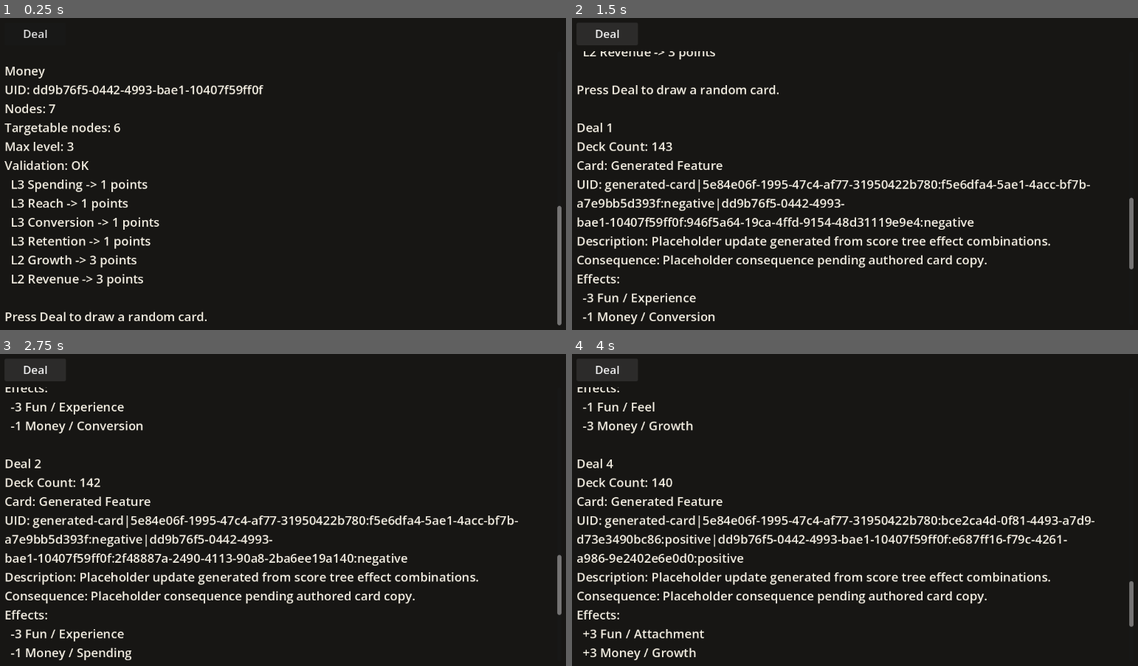
Above: before the commit, frames 1-4 (two rows, left to right).
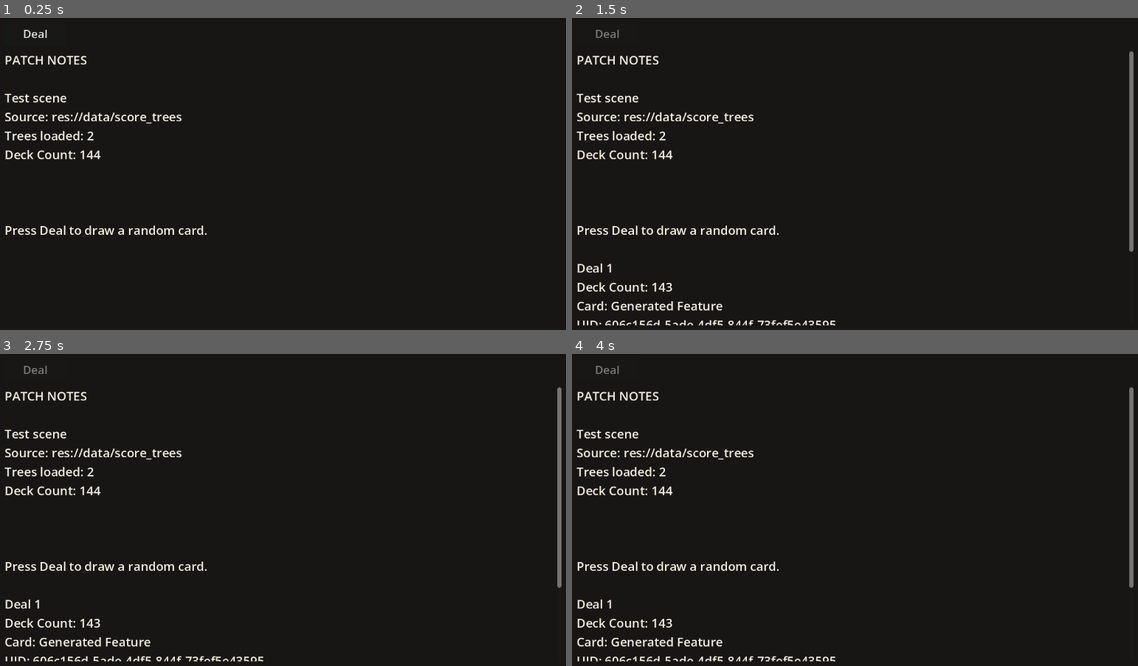
Above: after the commit, the same moments.

Repository: Josephblt/patch-notes
Game: Godot game, scene res://scenes/test_scene.tscn
Two runs of this game, one before a commit and one after it. Both use one fixed random seed, a clock stepped at 60 frames per second and the inputs below.
Inputs (mouse positions are in pixels of both pictures, inside the frame that each line leads up to):
- Up to frame 1 (0.25 s): no input
- Up to frame 2 (1.5 s): click "Deal" at 0.5 s; click (605, 33) at 1.25 s, where only the run before the commit has a clickable "Deal"
- Up to frame 3 (2.75 s): click (33, 369) at 2 s, where only the run before the commit has a clickable "Deal"
- Up to frame 4 (4 s): tap Enter at 2.75 s; tap Space at 3.5 s

The runs differ from the first frame. In frame 1, 5.7% of the frame differs, in the area x 0-100%, y 12-99%; in frame 2, 10%; in frame 3, 10%, in the area x 0-100%, y 3-99%; in frame 4, 10%.
Error after the commit: Invalid access to property or key 'level' on a base object of type 'RefCounted (ScoreTreeNode)'. (res://scripts/models/trees/score_tree.gd:255)

Commit message:
Cards cleanup/refactoring.

Diff:
--- /dev/null
+++ b/src/scripts/models/cards/feature_card.gd
@@ -0,0 +1,43 @@
+class_name FeatureCard
+extends RefCounted
+
+
+var _uid: String
+var _title: String
+var _description: String
+var _consequence: String
+var _effects: Array[FeatureEffect]
+
+
+func _init(
+	card_uid: String,
+	card_title: String,
+	card_description: String,
+	card_consequence: String,
+	card_effects: Array[FeatureEffect] = []
+) -> void:
+	_uid = card_uid
+	_title = card_title
+	_description = card_description
+	_consequence = card_consequence
+	_effects = card_effects.duplicate()
+
+
+func get_uid() -> String:
+	return _uid
+
+
+func get_title() -> String:
+	return _title
+
+
+func get_description() -> String:
+	return _description
+
+
+func get_consequence() -> String:
+	return _consequence
+
+
+func get_effects() -> Array[FeatureEffect]:
+	return _effects.duplicate()
--- /dev/null
+++ b/src/scripts/models/cards/feature_deck.gd
@@ -0,0 +1,21 @@
+class_name FeatureDeck
+extends RefCounted
+
+
+var _available_cards: Array[FeatureCard]
+
+
+func _init(cards: Array[FeatureCard] = []) -> void:
+	_available_cards = cards.duplicate()
+
+
+func shuffle() -> void:
+	_available_cards.shuffle()
+
+
+func has_cards() -> bool:
+	return not _available_cards.is_empty()
+
+
+func draw() -> FeatureCard:
+	return _available_cards.pop_front()
--- /dev/null
+++ b/src/scripts/models/cards/feature_deck_builder.gd
@@ -0,0 +1,72 @@
+class_name FeatureDeckBuilder
+extends RefCounted
+
+const POSITIVE_LABEL: String = "positive"
+const NEGATIVE_LABEL: String = "negative"
+
+
+static func build(score_trees: Array[ScoreTree]) -> FeatureDeck:
+	var feature_effect_groups: Array = []
+
+	for score_tree: ScoreTree in score_trees:
+		var target_effects: Array[FeatureEffect] = _build_feature_effects(score_tree)
+		feature_effect_groups.append(target_effects)
+
+	var feature_effect_combinations: Array = _build_feature_effect_combinations(feature_effect_groups)
+	var cards: Array[FeatureCard] = []
+
+	for raw_effect_combination: Array in feature_effect_combinations:
+		var effect_combination: Array[FeatureEffect] = []
+
+		for effect: FeatureEffect in raw_effect_combination:
+			effect_combination.append(effect)
+
+		cards.append(_build_card(effect_combination))
+
+	return FeatureDeck.new(cards)
+
+
+static func _build_feature_effects(score_tree: ScoreTree) -> Array[FeatureEffect]:
+	var feature_effects: Array[FeatureEffect] = []
+
+	for node: ScoreTreeNode in score_tree.get_targetable_nodes():
+		feature_effects.append(FeatureEffect.new(
+			score_tree.uid,
+			node._uid,
+			FeatureEffect.Impact.POSITIVE
+		))
+		feature_effects.append(FeatureEffect.new(
+			score_tree.uid,
+			node._uid,
+			FeatureEffect.Impact.NEGATIVE
+		))
+
+	return feature_effects
+
+
+static func _build_feature_effect_combinations(effect_groups: Array) -> Array:
+	var combinations: Array = [[]]
+
+	for effect_group: Array in effect_groups:
+		var next_combinations: Array = []
+
+		for combination: Array in combinations:
+			for effect: FeatureEffect in effect_group:
+				var next_combination: Array = combination.duplicate()
+				next_combination.append(effect)
+				next_combinations.append(next_combination)
+
+		combinations = next_combinations
+
+	return combinations
+
+
+static func _build_card(effects: Array[FeatureEffect]) -> FeatureCard:
+
+	return FeatureCard.new(
+		UUID.generate_v4(),
+		"Generated Feature",
+		"Placeholder update generated from score tree effect combinations.",
+		"Placeholder consequence pending authored card copy.",
+		effects
+	)
--- /dev/null
+++ b/src/scripts/models/cards/feature_effect.gd
@@ -0,0 +1,35 @@
+class_name FeatureEffect
+extends RefCounted
+
+
+enum Impact {
+	POSITIVE,
+	NEGATIVE,
+}
+
+
+var _tree_uid: String
+var _node_uid: String
+var _impact: Impact
+
+
+func _init(
+	effect_tree_uid: String,
+	effect_node_uid: String,
+	effect_impact: Impact
+) -> void:
+	_tree_uid = effect_tree_uid
+	_node_uid = effect_node_uid
+	_impact = effect_impact
+
+
+func get_tree_uid() -> String:
+	return _tree_uid
+
+
+func get_node_uid() -> String:
+	return _node_uid
+
+
+func get_impact() -> Impact:
+	return _impact
--- a/src/scripts/models/feature_card.gd
+++ /dev/null
@@ -1,57 +0,0 @@
-class_name FeatureCard
-extends RefCounted
-
-var uid: String
-var title: String
-var description: String
-var consequence: String
-var effects: Array[FeatureEffect]
-
-
-func _init(
-	card_uid: String,
-	card_title: String,
-	card_description: String,
-	card_consequence: String,
-	card_effects: Array[FeatureEffect] = []
-) -> void:
-	uid = card_uid
-	title = card_title
-	description = card_description
-	consequence = card_consequence
-	effects = card_effects.duplicate()
-
-
-func has_effects() -> bool:
-	return not effects.is_empty()
-
-
-func get_effects_for_tree(tree_uid: String) -> Array[FeatureEffect]:
-	var matching_effects: Array[FeatureEffect] = []
-
-	for effect: FeatureEffect in effects:
-		if effect.tree_uid == tree_uid:
-			matching_effects.append(effect)
-
-	return matching_effects
-
-
-func validate() -> Array[String]:
-	var errors: Array[String] = []
-
-	if uid.is_empty():
-		errors.append("Feature card uid is required.")
-
-	if title.is_empty():
-		errors.append("Feature card title is required: %s" % uid)
-
-	if description.is_empty():
-		errors.append("Feature card description is required: %s" % uid)
-
-	if consequence.is_empty():
-		errors.append("Feature card consequence is required: %s" % uid)
-
-	if effects.is_empty():
-		errors.append("Feature card must define at least one effect: %s" % uid)
-
-	return errors
--- a/src/scripts/models/feature_deck.gd
+++ /dev/null
@@ -1,67 +0,0 @@
-class_name FeatureDeck
-extends RefCounted
-
-var available_cards: Array[FeatureCard]
-
-
-func _init(cards: Array[FeatureCard] = []) -> void:
-	available_cards = cards.duplicate()
-
-
-func shuffle() -> void:
-	available_cards.shuffle()
-
-
-func remaining_count() -> int:
-	return available_cards.size()
-
-
-func has_cards() -> bool:
-	return not available_cards.is_empty()
-
-
-func can_draw(count: int) -> bool:
-	return count >= 0 and available_cards.size() >= count
-
-
-func can_draw_hand(hand_size: int = 3) -> bool:
-	return can_draw(hand_size)
-
-
-func draw(count: int) -> Array[FeatureCard]:
-	var drawn_cards: Array[FeatureCard] = []
-
-	if count <= 0:
-		return drawn_cards
-
-	var draw_count: int = count
-
-	if available_cards.size() < draw_count:
-		draw_count = available_cards.size()
-
-	for index: int in range(draw_count):
-		drawn_cards.append(available_cards.pop_front())
-
-	return drawn_cards
-
-
-func draw_hand(hand_size: int = 3) -> Array[FeatureCard]:
-	return draw(hand_size)
-
-
-func validate_unique_cards() -> Array[String]:
-	var errors: Array[String] = []
-	var seen_uids: Dictionary[String, bool] = {}
-
-	for card: FeatureCard in available_cards:
-		if card.uid.is_empty():
-			errors.append("Deck contains a card without a uid.")
-			continue
-
-		if seen_uids.has(card.uid):
-			errors.append("Deck contains duplicate card uid: %s" % card.uid)
-			continue
-
-		seen_uids[card.uid] = true
-
-	return errors
--- a/src/scripts/models/feature_deck_builder.gd
+++ /dev/null
@@ -1,109 +0,0 @@
-class_name FeatureDeckBuilder
-extends RefCounted
-
-const POSITIVE_LABEL: String = "positive"
-const NEGATIVE_LABEL: String = "negative"
-
-
-static func build_from_score_trees(score_trees: Array[ScoreTree]) -> FeatureDeck:
-	var effect_groups: Array = []
-
-	for score_tree: ScoreTree in score_trees:
-		var target_effects: Array[FeatureEffect] = _build_target_effects(score_tree)
-
-		if target_effects.is_empty():
-			push_error("Score tree has no targetable effect options: %s" % score_tree.uid)
-			return FeatureDeck.new()
-
-		effect_groups.append(target_effects)
-
-	var effect_combinations: Array = _build_effect_combinations(effect_groups)
-	var cards: Array[FeatureCard] = []
-
-	for raw_effect_combination: Array in effect_combinations:
-		var effect_combination: Array[FeatureEffect] = []
-
-		for effect: FeatureEffect in raw_effect_combination:
-			effect_combination.append(effect)
-
-		cards.append(_build_card(effect_combination))
-
-	return FeatureDeck.new(cards)
-
-
-static func build_from_score_tree_dir(path: String) -> FeatureDeck:
-	return build_from_score_trees(ScoreTree.load_many_from_json_dir(path))
-
-
-static func _build_target_effects(score_tree: ScoreTree) -> Array[FeatureEffect]:
-	var effects: Array[FeatureEffect] = []
-
-	for node: ScoreTreeNode in score_tree.get_targetable_nodes():
-		effects.append(FeatureEffect.new(
-			score_tree.uid,
-			node.uid,
-			FeatureEffect.Direction.POSITIVE
-		))
-		effects.append(FeatureEffect.new(
-			score_tree.uid,
-			node.uid,
-			FeatureEffect.Direction.NEGATIVE
-		))
-
-	return effects
-
-
-static func _build_effect_combinations(effect_groups: Array) -> Array:
-	var combinations: Array = [[]]
-
-	for effect_group: Array in effect_groups:
-		var next_combinations: Array = []
-
-		for combination: Array in combinations:
-			for effect: FeatureEffect in effect_group:
-				var next_combination: Array = combination.duplicate()
-				next_combination.append(effect)
-				next_combinations.append(next_combination)
-
-		combinations = next_combinations
-
-	return combinations
-
-
-static func _build_card(effects: Array[FeatureEffect]) -> FeatureCard:
-	var uid: String = _build_card_uid(effects)
-
-	return FeatureCard.new(
-		uid,
-		"Generated Feature",
-		"Placeholder update generated from score tree effect combinations.",
-		"Placeholder consequence pending authored card copy.",
-		effects
-	)
-
-
-static func _build_card_uid(effects: Array[FeatureEffect]) -> String:
-	var parts: Array[String] = []
-
-	for effect: FeatureEffect in effects:
-		parts.append("%s:%s:%s" % [
-			effect.tree_uid,
-			effect.node_uid,
-			_get_direction_label(effect.direction),
-		])
-
-	parts.sort()
-
-	var card_uid: String = "generated-card"
-
-	for part: String in parts:
-		card_uid = "%s|%s" % [card_uid, part]
-
-	return card_uid
-
-
-static func _get_direction_label(direction: FeatureEffect.Direction) -> String:
-	if direction == FeatureEffect.Direction.NEGATIVE:
-		return NEGATIVE_LABEL
-
-	return POSITIVE_LABEL
--- a/src/scripts/models/feature_effect.gd
+++ /dev/null
@@ -1,36 +0,0 @@
-class_name FeatureEffect
-extends RefCounted
-
-enum Direction {
-	POSITIVE,
-	NEGATIVE,
-}
-
-var tree_uid: String
-var node_uid: String
-var direction: Direction
-
-
-func _init(
-	effect_tree_uid: String,
-	effect_node_uid: String,
-	effect_direction: Direction
-) -> void:
-	tree_uid = effect_tree_uid
-	node_uid = effect_node_uid
-	direction = effect_direction
-
-
-func is_positive() -> bool:
-	return direction == Direction.POSITIVE
-
-
-func is_negative() -> bool:
-	return direction == Direction.NEGATIVE
-
-
-func get_sign() -> int:
-	if is_negative():
-		return -1
-
-	return 1
--- a/src/scripts/models/score_tree_node.gd
+++ /dev/null
@@ -1,27 +0,0 @@
-class_name ScoreTreeNode
-extends RefCounted
-
-var uid: String
-var display_name: String
-var parent_uid: String
-var level: int
-
-
-func _init(
-	node_uid: String,
-	node_display_name: String,
-	node_parent_uid: String,
-	node_level: int
-) -> void:
-	uid = node_uid
-	display_name = node_display_name
-	parent_uid = node_parent_uid
-	level = node_level
-
-
-func is_root() -> bool:
-	return parent_uid.is_empty()
-
-
-func has_parent() -> bool:
-	return not parent_uid.is_empty()
--- a/src/scripts/models/score_tree.gd
+++ b/src/scripts/models/trees/score_tree.gd
@@ -19,6 +19,36 @@
 	nodes = tree_nodes
 
 
+static func load_many_from_json_dir(path: String) -> Array[ScoreTree]:
+	var trees: Array[ScoreTree] = []
+	var dir: DirAccess = DirAccess.open(path)
+
+	if dir == null:
+		push_error("Could not open score tree JSON directory: %s" % path)
+		return trees
+
+	var file_names: Array[String] = []
+
+	dir.list_dir_begin()
+	var file_name: String = dir.get_next()
+	while not file_name.is_empty():
+		if not dir.current_is_dir() and file_name.get_extension().to_lower() == "json":
+			file_names.append(file_name)
+
+		file_name = dir.get_next()
+
+	dir.list_dir_end()
+	file_names.sort()
+
+	for json_file_name: String in file_names:
+		var tree: ScoreTree = ScoreTree.load_from_json_file(path.path_join(json_file_name))
+
+		if tree != null:
+			trees.append(tree)
+
+	return trees
+
+
 static func load_from_json_file(path: String) -> ScoreTree:
 	var file: FileAccess = FileAccess.open(path, FileAccess.READ)
 
@@ -45,36 +75,6 @@
 
 	var root_data: Dictionary = data as Dictionary
 	return ScoreTree.from_json(root_data)
-
-
-static func load_many_from_json_dir(path: String) -> Array[ScoreTree]:
-	var trees: Array[ScoreTree] = []
-	var dir: DirAccess = DirAccess.open(path)
-
-	if dir == null:
-		push_error("Could not open score tree JSON directory: %s" % path)
-		return trees
-
-	var file_names: Array[String] = []
-
-	dir.list_dir_begin()
-	var file_name: String = dir.get_next()
-	while not file_name.is_empty():
-		if not dir.current_is_dir() and file_name.get_extension().to_lower() == "json":
-			file_names.append(file_name)
-
-		file_name = dir.get_next()
-
-	dir.list_dir_end()
-	file_names.sort()
-
-	for json_file_name: String in file_names:
-		var tree: ScoreTree = ScoreTree.load_from_json_file(path.path_join(json_file_name))
-
-		if tree != null:
-			trees.append(tree)
-
-	return trees
 
 
 static func from_json(root_data: Dictionary) -> ScoreTree:
@@ -130,7 +130,7 @@
 
 
 func add_node(node: ScoreTreeNode) -> void:
-	nodes[node.uid] = node
+	nodes[node._uid] = node
 
 
 func has_node(node_uid: String) -> bool:
@@ -169,8 +169,8 @@
 	var node_uids: Array[String] = []
 
 	for node: ScoreTreeNode in nodes.values():
-		if is_valid_effect_target(node.uid):
-			node_uids.append(node.uid)
+		if is_valid_effect_target(node._uid):
+			node_uids.append(node._uid)
 
 	node_uids.sort()
 
@@ -190,7 +190,7 @@
 		if current.is_root():
 			break
 
-		current = get_parent(current.uid)
+		current = get_parent(current._uid)
 
 	return path
 
@@ -211,15 +211,19 @@
 
 
 func get_signed_points_for_effect(effect: FeatureEffect) -> int:
-	if effect.tree_uid != uid:
-		push_error("Effect targets tree %s, not %s." % [effect.tree_uid, uid])
+	if effect.get_tree_uid() != uid:
+		push_error("Effect targets tree %s, not %s." % [effect.get_tree_uid(), uid])
 		return 0
 
-	if not is_valid_effect_target(effect.node_uid):
-		push_error("Effect target is invalid: %s" % effect.node_uid)
+	if not is_valid_effect_target(effect.get_node_uid()):
+		push_error("Effect target is invalid: %s" % effect.get_node_uid())
 		return 0
 
-	return get_points_for_node(effect.node_uid) * effect.get_sign()
+	var impact: int = 1
+	if effect.get_impact() == FeatureEffect.Impact.NEGATIVE:
+		impact = -1
+
+	return get_points_for_node(effect.get_node_uid()) * impact
 
 
 func is_valid_effect_target(node_uid: String) -> bool:
@@ -242,27 +246,27 @@
 		errors.append("Root node does not exist.")
 
 	for node: ScoreTreeNode in nodes.values():
-		if node.uid.is_empty():
+		if node._uid.is_empty():
 			errors.append("Node uid is required.")
 
-		if node.display_name.is_empty():
-			errors.append("Node display name is required: %s" % node.uid)
+		if node._display_name.is_empty():
+			errors.append("Node display name is required: %s" % node._uid)
 
 		if node.level < 1:
-			errors.append("Node level must be 1 or higher: %s" % node.uid)
-
-		if node.uid == root_uid:
+			errors.append("Node level must be 1 or higher: %s" % node._uid)
+
+		if node._uid == root_uid:
 			if not node.is_root():
-				errors.append("Root node cannot have a parent: %s" % node.uid)
+				errors.append("Root node cannot have a parent: %s" % node._uid)
 
 			if node.level != 1:
-				errors.append("Root node must be level 1: %s" % node.uid)
+				errors.append("Root node must be level 1: %s" % node._uid)
 		else:
 			if node.is_root():
-				errors.append("Only the root node can be parentless: %s" % node.uid)
+				errors.append("Only the root node can be parentless: %s" % node._uid)
 			elif not nodes.has(node.parent_uid):
 				errors.append("Node parent does not exist: %s -> %s" % [
-					node.uid,
+					node._uid,
 					node.parent_uid,
 				])
 
@@ -279,15 +283,15 @@
 		var current: ScoreTreeNode = node
 
 		while not current.is_root():
-			if seen.has(current.uid):
-				errors.append("Cycle detected at node: %s" % current.uid)
+			if seen.has(current._uid):
+				errors.append("Cycle detected at node: %s" % current._uid)
 				break
 
-			seen[current.uid] = true
+			seen[current._uid] = true
 
 			if not nodes.has(current.parent_uid):
 				break
 
-			current = get_parent(current.uid)
+			current = get_parent(current._uid)
 
 	return errors
--- /dev/null
+++ b/src/scripts/models/trees/score_tree_node.gd
@@ -0,0 +1,39 @@
+class_name ScoreTreeNode
+extends RefCounted
+
+var _uid: String
+var _display_name: String
+var _parent_uid: String
+var _level: int
+
+
+func _init(
+	node_uid: String,
+	node_display_name: String,
+	node_parent_uid: String,
+	node_level: int
+) -> void:
+	_uid = node_uid
+	_display_name = node_display_name
+	_parent_uid = node_parent_uid
+	_level = node_level
+
+
+func get_uid() -> String:
+	return _uid
+
+
+func get_display_name() -> String:
+	return _display_name
+
+
+func get_parent_uid() -> String:
+	return _parent_uid
+
+
+func get_level() -> int:
+	return _level
+
+
+func has_parent() -> bool:
+	return not _parent_uid.is_empty()
--- a/src/scripts/test_scene.gd
+++ b/src/scripts/test_scene.gd
@@ -14,7 +14,7 @@
 
 func _ready() -> void:
 	score_trees = ScoreTree.load_many_from_json_dir(SCORE_TREE_DIR)
-	feature_deck = FeatureDeckBuilder.build_from_score_trees(score_trees)
+	feature_deck = FeatureDeckBuilder.build(score_trees)
 	feature_deck.shuffle()
 	deal_button.pressed.connect(_on_deal_button_pressed)
 
@@ -23,7 +23,7 @@
 	_print_line("Test scene")
 	_print_line("Source: %s" % SCORE_TREE_DIR)
 	_print_line("Trees loaded: %d" % score_trees.size())
-	_print_line("Deck Count: %d" % feature_deck.remaining_count())
+	_print_line("Deck Count: %d" % feature_deck._available_cards.size())
 
 	for score_tree: ScoreTree in score_trees:
 		_print_line("")
@@ -34,7 +34,7 @@
 
 
 func _on_deal_button_pressed() -> void:
-	if feature_deck == null or not feature_deck.has_cards():
+	if feature_deck == null or not feature_deck._available_cards.size() > 0:
 		_print_line("")
 		_print_line("Deck Count: 0")
 		_print_line("Deck is empty.")
@@ -42,53 +42,48 @@
 		return
 
 	feature_deck.shuffle()
-	var drawn_cards: Array[FeatureCard] = feature_deck.draw(1)
-
-	if drawn_cards.is_empty():
-		_print_line("")
-		_print_line("No card drawn.")
-		return
+	var drawn_card: FeatureCard = feature_deck.draw()
 
 	dealt_count += 1
 	_print_line("")
 	_print_line("Deal %d" % dealt_count)
-	_print_line("Deck Count: %d" % feature_deck.remaining_count())
-	_print_lines(_describe_card(drawn_cards[0]))
+	_print_line("Deck Count: %d" % feature_deck._available_cards.size())
+	_print_lines(_describe_card(drawn_card))
 
-	if not feature_deck.has_cards():
+	if not feature_deck._available_cards.size() == 0:
 		deal_button.disabled = true
 
 
 func _describe_card(card: FeatureCard) -> Array[String]:
 	var lines: Array[String] = []
 
-	lines.append("Card: %s" % card.title)
-	lines.append("UID: %s" % card.uid)
-	lines.append("Description: %s" % card.description)
-	lines.append("Consequence: %s" % card.consequence)
+	lines.append("Card: %s" % card.get_title())
+	lines.append("UID: %s" % card.get_uid())
+	lines.append("Description: %s" % card.get_description())
+	lines.append("Consequence: %s" % card.get_consequence())
 	lines.append("Effects:")
 
-	for effect: FeatureEffect in card.effects:
+	for effect: FeatureEffect in card.get_effects():
 		lines.append("  %s" % _describe_effect(effect))
 
 	return lines
 
 
 func _describe_effect(effect: FeatureEffect) -> String:
-	var score_tree: ScoreTree = _find_score_tree(effect.tree_uid)
+	var score_tree: ScoreTree = _find_score_tree(effect.get_tree_uid())
 
 	if score_tree == null:
 		return "%s %s" % [
 			_format_signed_points(0),
-			effect.node_uid,
+			effect.get_node_uid(),
 		]
 
-	var node: ScoreTreeNode = score_tree.get_node(effect.node_uid)
+	var node: ScoreTreeNode = score_tree.get_node(effect.get_node_uid())
 
 	return "%s %s / %s" % [
 		_format_signed_points(score_tree.get_signed_points_for_effect(effect)),
-		score_tree.display_name,
-		node.display_name,
+		score_tree.get_display_name(),
+		node.get_display_name(),
 	]
 
 
@@ -126,8 +121,8 @@
 	for node: ScoreTreeNode in targetable_nodes:
 		lines.append("  L%d %s -> %d points" % [
 			node.level,
-			node.display_name,
-			score_tree.get_points_for_node(node.uid),
+			node._display_name,
+			score_tree.get_points_for_node(node._uid),
 		])
 
 	return lines
--- /dev/null
+++ b/src/scripts/utils/uuid.gd
@@ -0,0 +1,24 @@
+class_name UUID
+
+
+const CHARS = "0123456789abcdef"
+
+
+static func generate_v4() -> String:
+	var result := ""
+	for i in range(32):
+		if i in [8, 12, 16, 20]:
+			result += "-"
+
+		# Set version 4 identifier
+		if i == 12:
+			result += "4"
+		# Set variant bits (must be 8, 9, a, or b)
+		elif i == 16:
+			var r := randi() % 4 + 8
+			result += CHARS[r]
+		else:
+			var r := randi() % 16
+			result += CHARS[r]
+
+	return result
Not shown, added: src/scripts/models/cards/feature_card.gd.uid
Not shown, added: src/scripts/models/cards/feature_deck.gd.uid
Not shown, added: src/scripts/models/cards/feature_deck_builder.gd.uid
Not shown, added: src/scripts/models/cards/feature_effect.gd.uid
Not shown, added: src/scripts/models/trees/score_tree.gd.uid
Not shown, added: src/scripts/models/trees/score_tree_node.gd.uid
Not shown, added: src/scripts/test_scene.gd.uid
Not shown, added: src/scripts/utils/uuid.gd.uid
